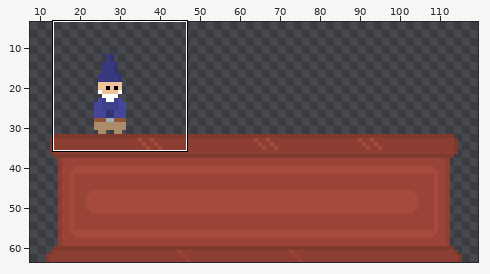
A pixel-art file gets an edit: Roguelike TBS/Assets/Sprites/Aseprite Files/ShopkeeperAndStand.ase. Above, an overview of the earlier version with the close-up marked.
Close-up. First the earlier version:
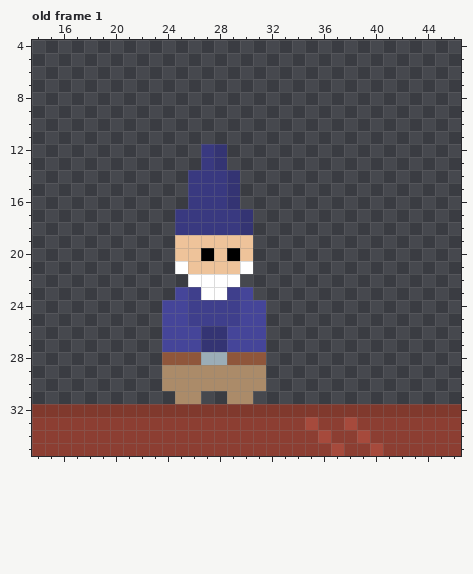
128x64 pixels, 1 frame. Shown: old frame 1: x 14..46, y 4..35. The wide view leaves out empty margins. The commit also changed other frames or places, which this record leaves out.
And afterwards:
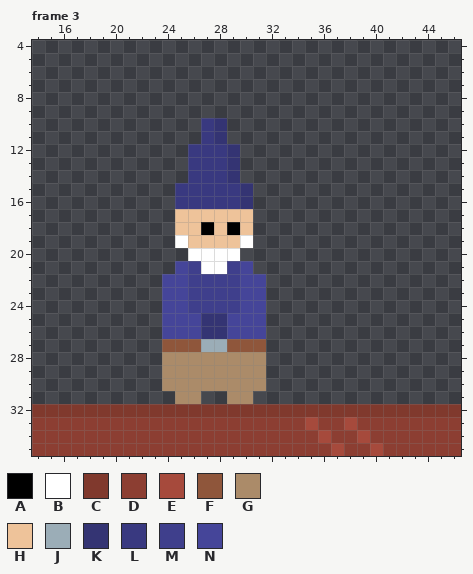
Palette (. is transparent): A #000000  B #ffffff  C #80392d  D #8c3e32  E #a64a3c  F #8f563b  G #ab8b69  H #eec39a  J #9badb7  K #343473  L #393980  M #3f3f8c  N #454599
A new or re-ordered frame is compared with the old frame closest to it.
From old to new:
frames 1 -> 3
Frame 3 is new; against old frame 1, layer "Layer 2":
Colour L becomes colour A in row 18 at x 27 and 29.
Colour A becomes colour B in row 20 at x 27 and 29.
Colour H becomes colour B in row 19 at x 25 and 30; in row 20 at x 26 and 28; in row 21 at x 27 to 28.
Colour N becomes colour F in row 27 at x 24 to 26 and 29 to 31.
Colour F becomes colour G in row 28 at x 24 to 26 and 29 to 31.
Colour J becomes colour G in row 28 at x 27 to 28.
Colour K becomes colour H in rows 17 to 18 at x 30.
Colour L becomes colour H in row 17 at x 25 to 29; in row 18 at x 25 to 26 and 28.
Colour K becomes colour J in row 27 at x 27 to 28.
The author put colour K in rows 10 to 11 at x 28; in rows 12 to 13 at x 29; in rows 15 to 16 at x 30.
Colour M becomes colour K in row 25 at x 27 to 28.
The author put colour L in rows 10 to 11 at x 27; in rows 12 to 13 at x 26; in rows 15 to 16 at x 25.
Colour K becomes colour L in rows 12 to 13 at x 28; in rows 15 to 16 at x 29.
Colour B becomes colour M in row 22 at x 26 to 29; in row 23 at x 27 to 28.
Colour H becomes colour M in row 21 at x 26 and 29.
The author put colour N in row 22 at x 24 to 25 and 30 to 31; in row 23 at x 24 and 31.
Colour B becomes colour N in row 21 at x 25 and 30.
Colour M becomes colour N in row 25 at x 26 and 29.
Colour H is gone in row 20 at x 25 and 30.
Boxes around the changes in both close-ups, in picture pixels (x1, y1, x2, y2):
changed: (162, 118, 266, 365)
